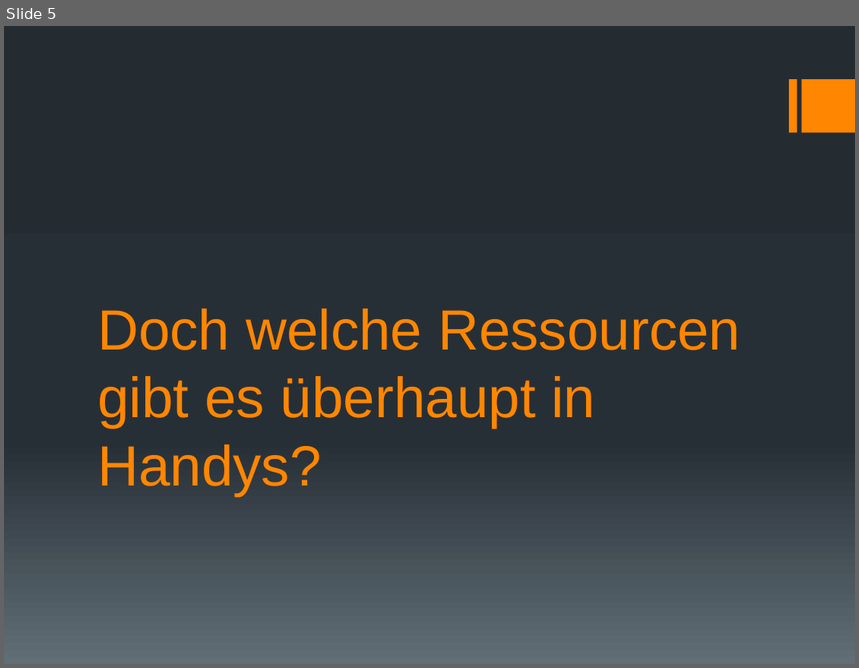
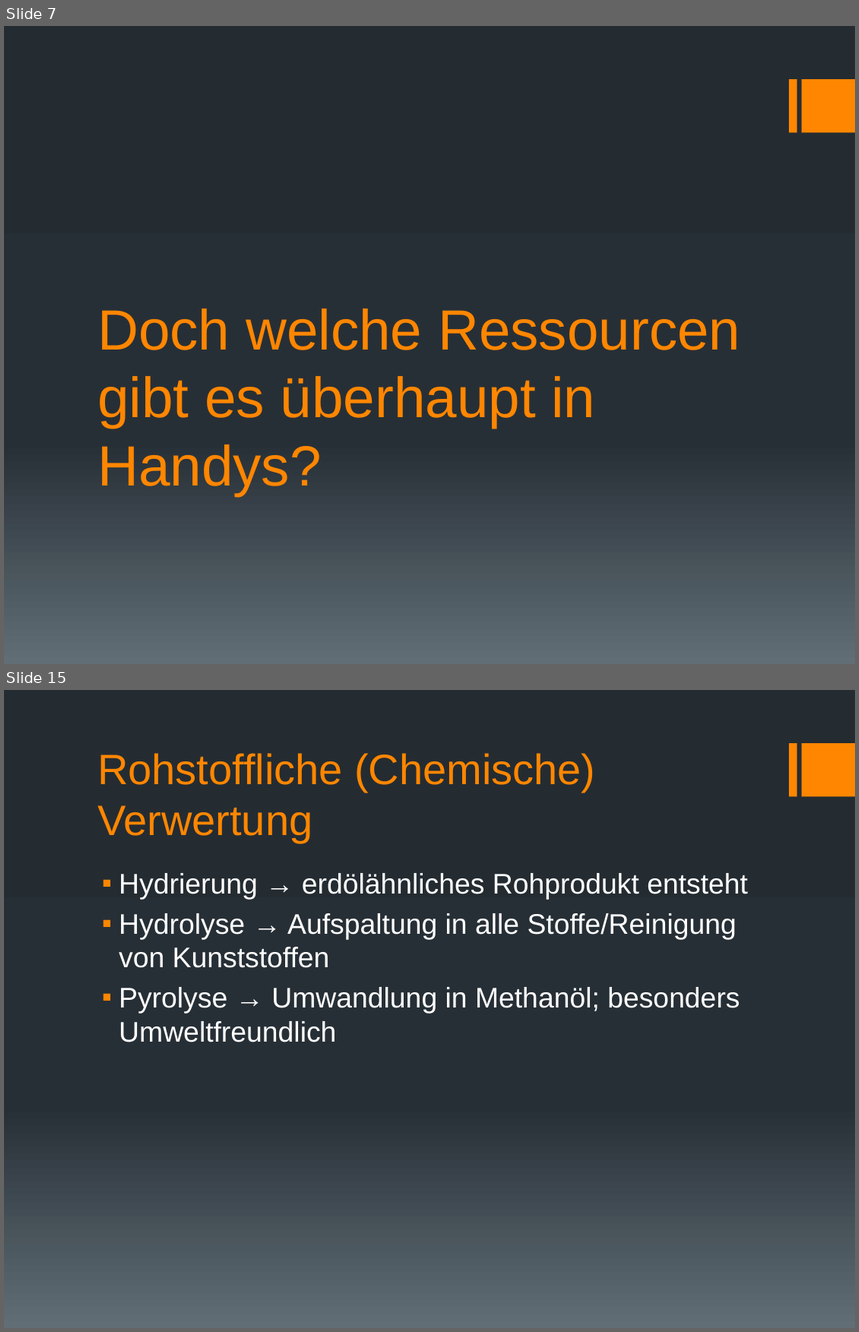
Before and after one commit to GymWenFLL/tpp_presentation, a slide deck: Gesamtpräsentation.pptx. Shown one above the other, each under a label of ours: slide 5 before the commit, slides 7 and 15 after it; the slides between them are not shown. The pictures are 859x668 and 859x1332 pixels, drawn with LibreOffice and Linux fonts; fonts in the diff are those of the drawing. Boxes give left, top, right and bottom in pixels: in the first picture for what was removed or moved away, otherwise in the second. Text is boxed around its words. In the diff, an @@ line names an element or a change of style, - is before the commit and + after.

```diff
--- a/Gesamtpräsentation.pptx
+++ b/Gesamtpräsentation.pptx
@@ slide 15 added at [4, 690, 855, 1328], background gradient #242C33 to #273037 to #636D76; not listed: 2 template elements that a slide beside it also shows @@
@@ title added at [97, 753, 595, 843], 36 pt, text #FF8600 @@
+Rohstoffliche (Chemische) Verwertung
@@ text added at [119, 873, 748, 1043], 24 pt, text #FFFFFF @@
+▪ Hydrierung → erdölähnliches Rohprodukt entsteht
+▪ Hydrolyse → Aufspaltung in alle Stoffe/Reinigung von Kunststoffen
+▪ Pyrolyse → Umwandlung in Methanöl; besonders Umweltfreundlich
@@ what was slide 5 is now slide 7 @@
```
Also in this commit, not shown: 10 slides changed, 11 other slides added, 8 slides removed, 2 other files.
